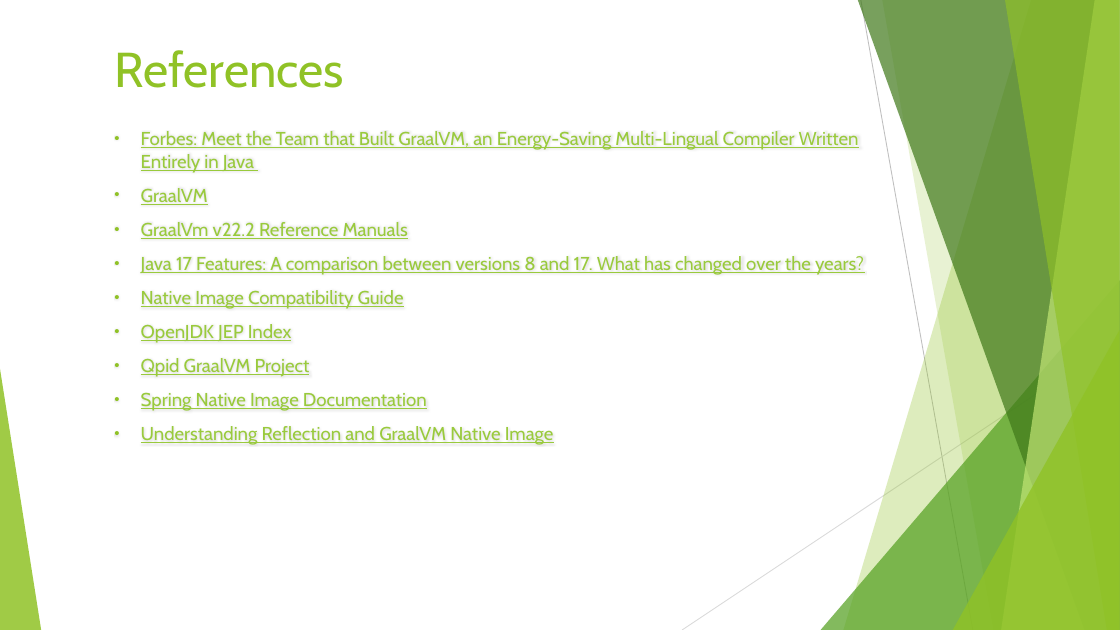
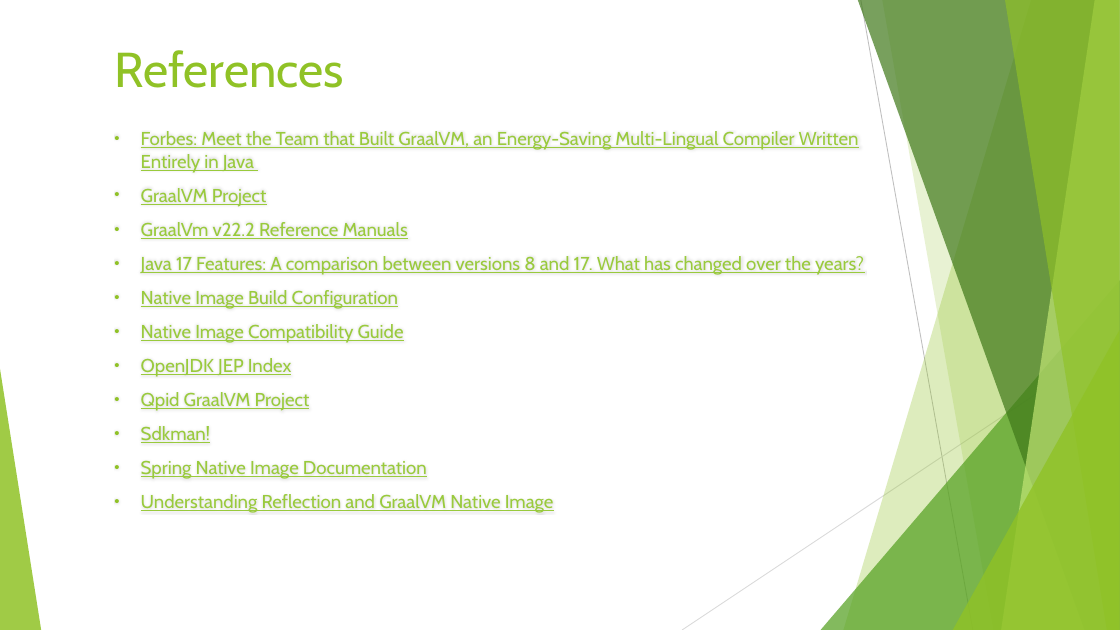
Before and after one commit to Rohan427/Qpid4Graal, a slide deck: slide 33 of doc/reference/GraalVm _Upgrade.pptx (slide 34 before the commit). Drawn at 1120x630 pixels with LibreOffice and Linux fonts; fonts in the diff are those of the drawing. Boxes give left, top, right and bottom in pixels: in the first picture for what was removed or moved away, otherwise in the second. Text is boxed around its words. In the diff, an @@ line names an element or a change of style, - is before the commit and + after.

Commit message:
GraalVM Upgrade PPT RC2

```diff
--- a/doc/reference/GraalVm _Upgrade.pptx
+++ b/doc/reference/GraalVm _Upgrade.pptx
@@ text at (x1=141, y1=188, x2=267, y2=207): text changed @@
-• GraalVM
+• GraalVM Project
@@ text at (x1=141, y1=290, x2=398, y2=309): paragraph added @@
+• Native Image Build Configuration
@@ text at (x1=141, y1=426, x2=210, y2=443): paragraph added @@
+• Sdkman!
```
Also in this commit, not shown: 11 other slides changed, 1 slide removed.
